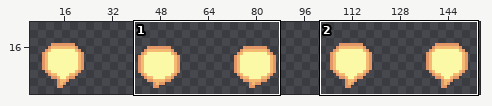
Two versions of one sprite sheet, assets/03_UserInterface/00_Emotes/bubb-Sheet.png. Above: a wide view before the commit, with the close-up outlined.
Close-up. Before:
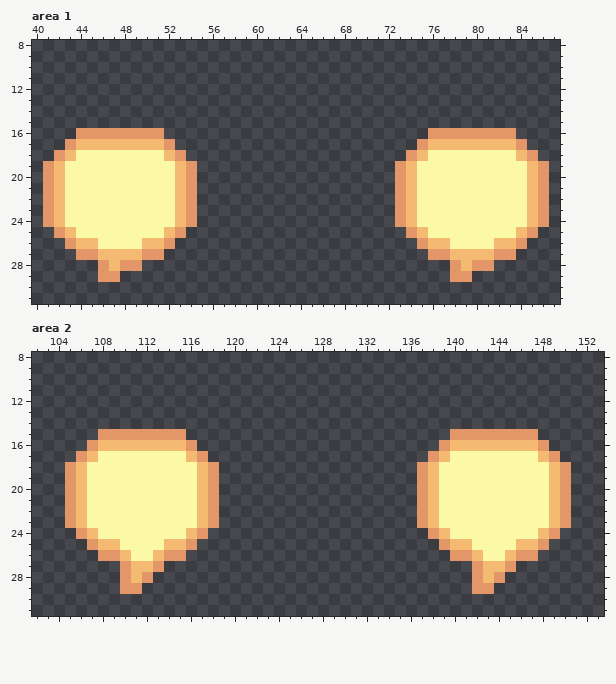
The file is 160x32 pixels. Shown: area 1: x 40..87, y 8..31; area 2: x 102..153, y 8..31. The wide view leaves out empty margins. The commit also changed other parts of the picture, which this record leaves out.
After the commit:
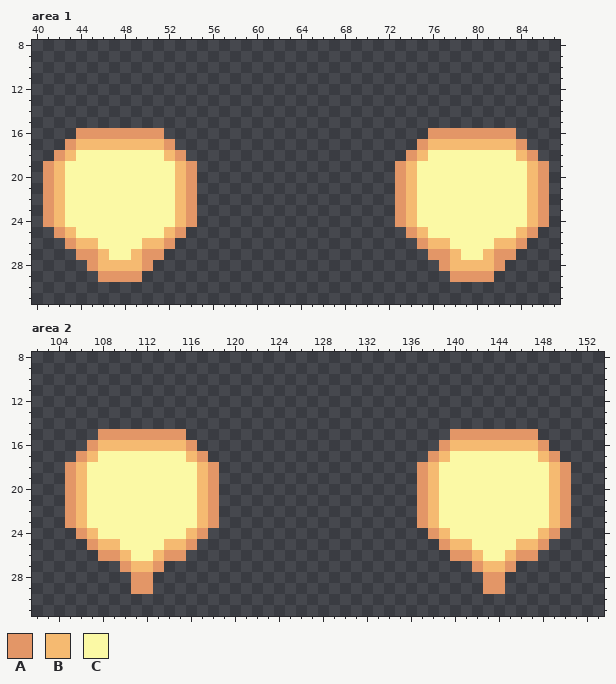
Palette (. is transparent): A #e39667  B #f5ba71  C #fbf9a5
Changes in this commit:
--- area 1
@@ x 40..87 @@
 26 ...ABBCCCCBBA......................ABBCCCCBBA...
-27 ....AABBBBAA........................AABBBBAA....
-28 ......ABAA............................ABAA......
-29 ......AA..............................AA........
+27 ....AABCCBAA........................AABCCBAA....
+28 .....ABBBBA..........................ABBBBA.....
+29 ......AAAA............................AAAA......
 30 ................................................
--- area 2
@@ x 102..153 @@
 27 ........ABBA............................ABBA........
-28 ........ABA.............................ABA.........
-29 ........AA..............................AA..........
+28 .........AA..............................AA.........
+29 .........AA..............................AA.........
 30 ....................................................
